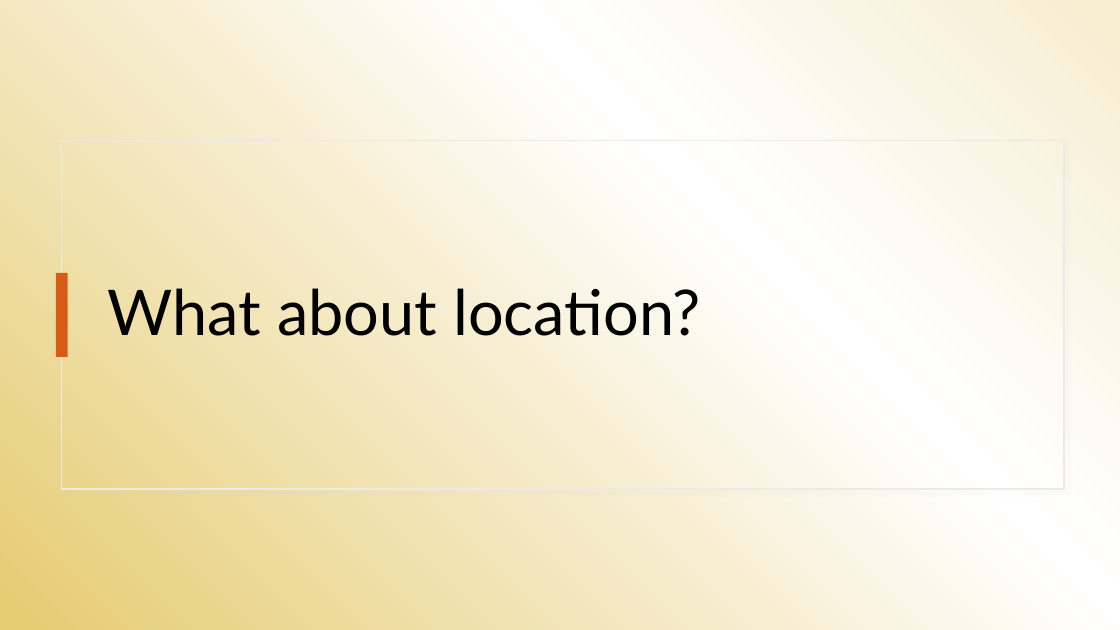
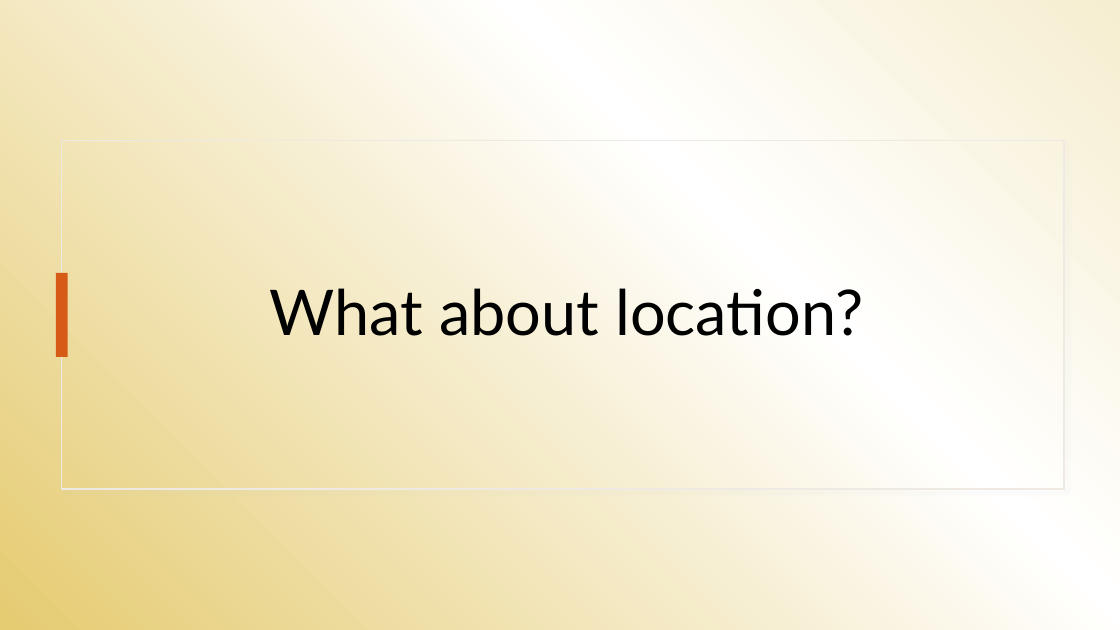
Before and after one commit to abihelvey/Broadway-Success, a slide deck: slide 8 of presentation/Abi_NSS_DA6_Capstone.pptx. Drawn at 1120x630 pixels with LibreOffice and Linux fonts; fonts in the diff are those of the drawing. Boxes give left, top, right and bottom in pixels: in the first picture for what was removed or moved away, otherwise in the second. Text is boxed around its words. In the diff, an @@ line names an element or a change of style, - is before the commit and + after.

```diff
--- a/presentation/Abi_NSS_DA6_Capstone.pptx
+++ b/presentation/Abi_NSS_DA6_Capstone.pptx
@@ title "What about location?" at (x1=270, y1=288, x2=863, y2=336): alignment left to centre @@
```
Also in this commit, not shown: 1 other slide changed, 5 slides added, 4 slides removed.
